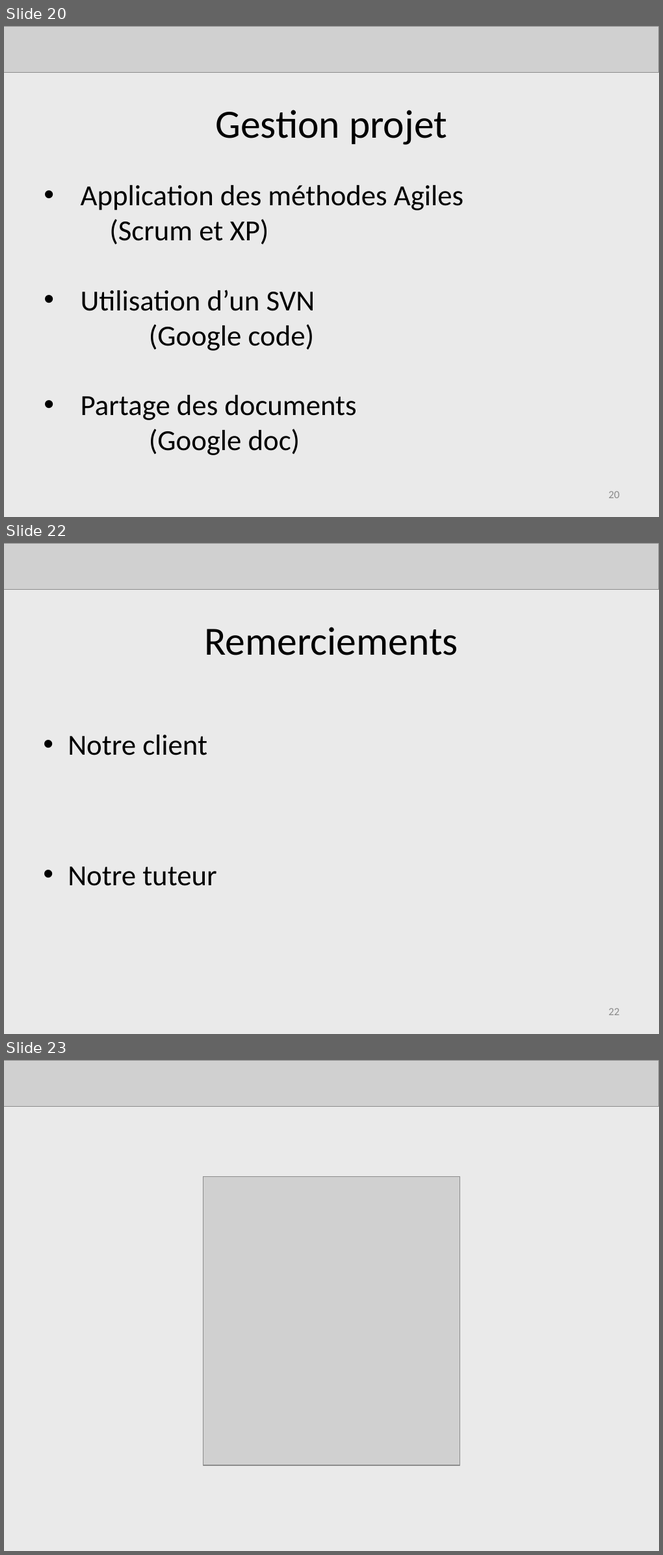
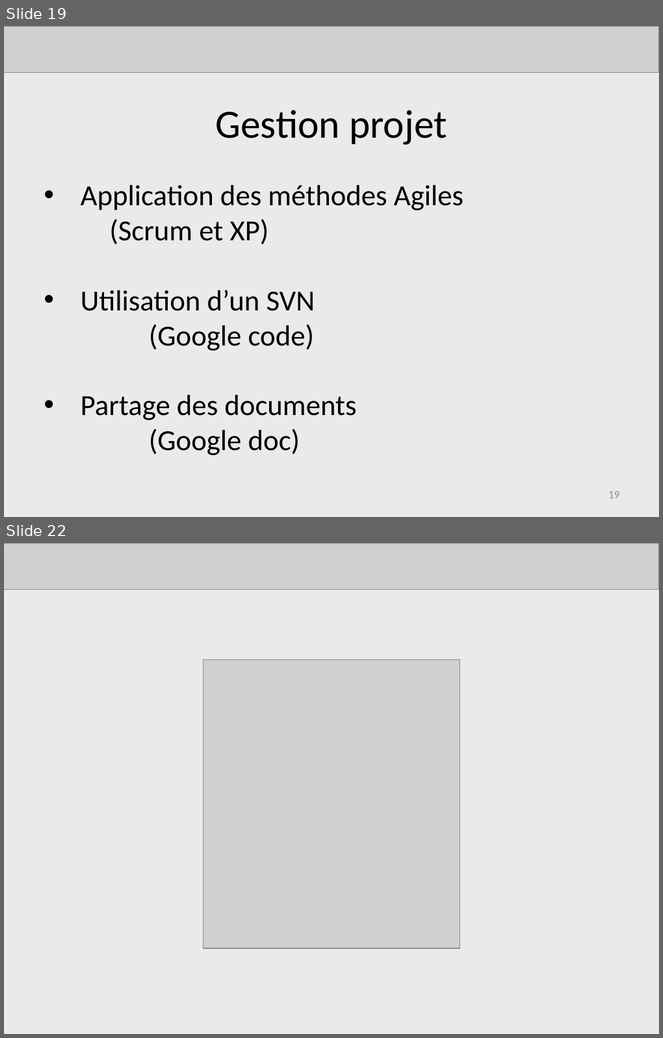
Before and after one commit to AdrienLombard/SimplePass, a slide deck: doc/Présentations/Projet Courchevel - Soutenance finale.pptx. Shown one above the other, each under a label of ours: slides 20, 22 and 23 before the commit, slides 19 and 22 after it; the slides between them are not shown. The pictures are 663x1555 and 663x1038 pixels, drawn with LibreOffice and Linux fonts; fonts in the diff are those of the drawing; grey boxes stand for pictures. Boxes give left, top, right and bottom in pixels: in the first picture for what was removed or moved away, otherwise in the second. Text is boxed around its words. In the diff, an @@ line names an element or a change of style, - is before the commit and + after.

```diff
--- a/doc/Présentations/Projet Courchevel - Soutenance finale.pptx
+++ b/doc/Présentations/Projet Courchevel - Soutenance finale.pptx
@@ slide 22 removed at (4,543,659,1034), background #EAEAEA @@
@@ picture removed at (4,543,659,590) @@
@@ title removed at (204,627,458,655) @@
-Remerciements
@@ text removed at (68,735,217,886) @@
-• Notre client
-• Notre tuteur
@@ page number removed at (608,1008,620,1016) @@
-22
@@ what was slide 20 is now slide 19 @@
@@ page number at (608,491,620,499): text changed @@
-20
+19
@@ what was slide 23 is now slide 22 @@
```
Also in this commit, not shown: 8 slides changed, 2 slides added, 2 other slides removed.
